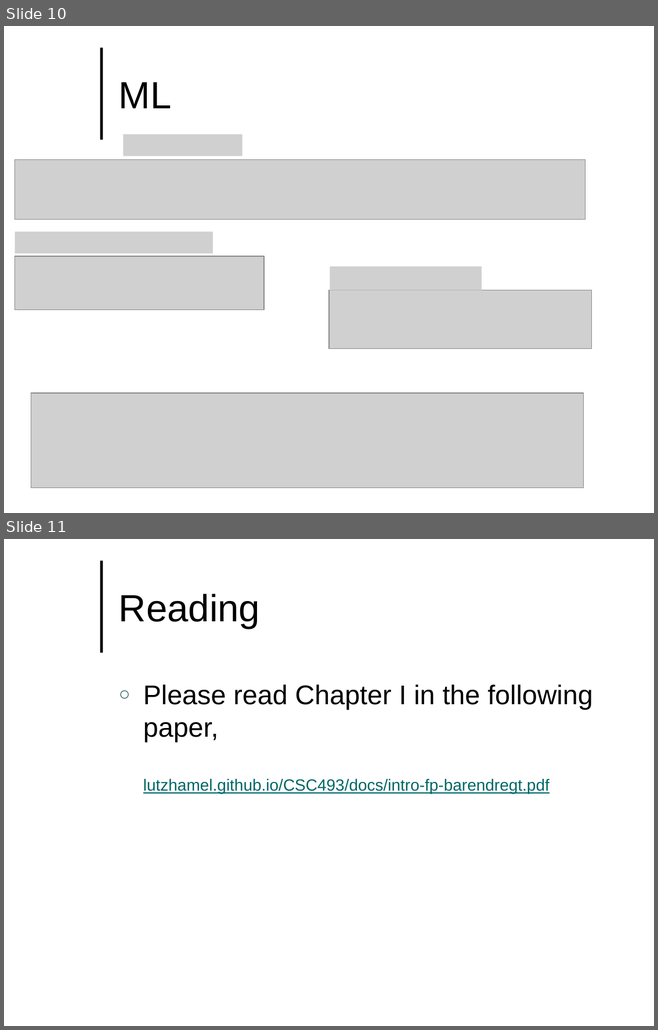
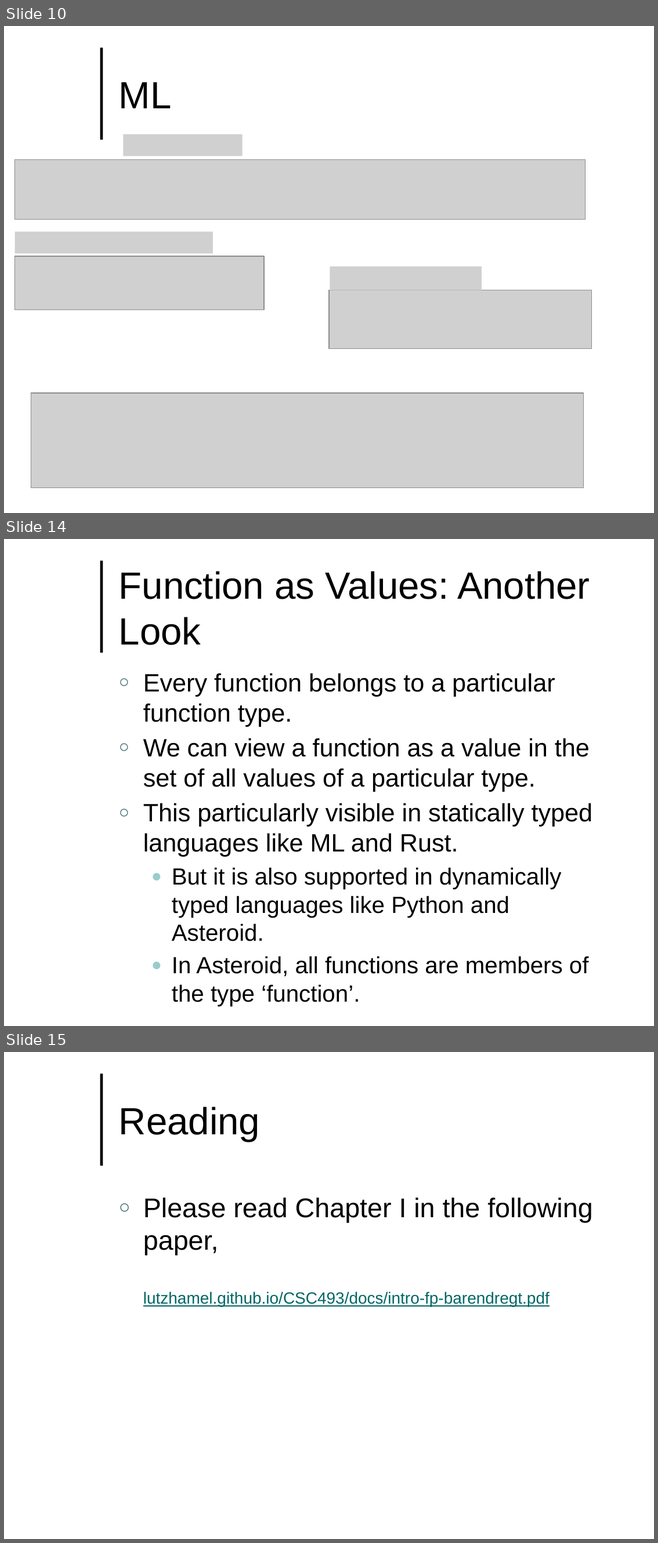
Before and after one commit to lutzhamel/CSC493, a slide deck: notes/csc493-ln010.pptx. Shown one above the other, each under a label of ours: slides 10 and 11 before the commit, slides 10, 14 and 15 after it; the slides between them are not shown. The pictures are 658x1030 and 658x1543 pixels, drawn with LibreOffice and Linux fonts; fonts in the diff are those of the drawing; grey boxes stand for pictures; background and template pictures are left out. Boxes give left, top, right and bottom in pixels: in the first picture for what was removed or moved away, otherwise in the second. Text is boxed around its words. In the diff, an @@ line names an element or a change of style, - is before the commit and + after.

```diff
--- a/notes/csc493-ln010.pptx
+++ b/notes/csc493-ln010.pptx
@@ slide 14 added at <box>4,539,654,1026</box>, background #FFFFFF; not listed: 1 template element that a slide beside it also shows @@
@@ title added at <box>119,571,590,645</box>, 42 pt, text #000000 @@
+Function as Values: Another Look
@@ text added at <box>143,673,593,1006</box>, 27.8 pt, text #000000 @@
+○ Every function belongs to a particular function type.
+○ We can view a function as a value in the set of all values of a particular type.
+○ This particularly visible in statically typed languages like ML and Rust.
+  ● But it is also supported in dynamically typed languages like Python and Asteroid.
+  ● In Asteroid, all functions are members of the type ‘function’.
@@ what was slide 11 is now slide 15 @@
```
Also in this commit, not shown: 3 other slides added, 1 other file.
